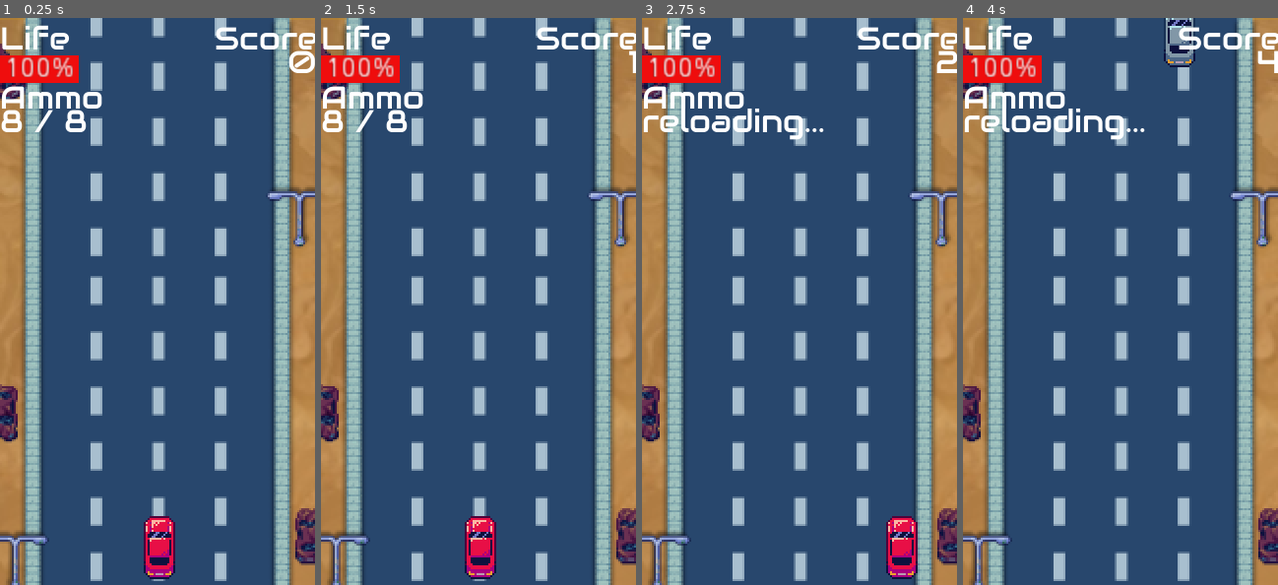
Above: before the commit, frames 1-4 (left to right).
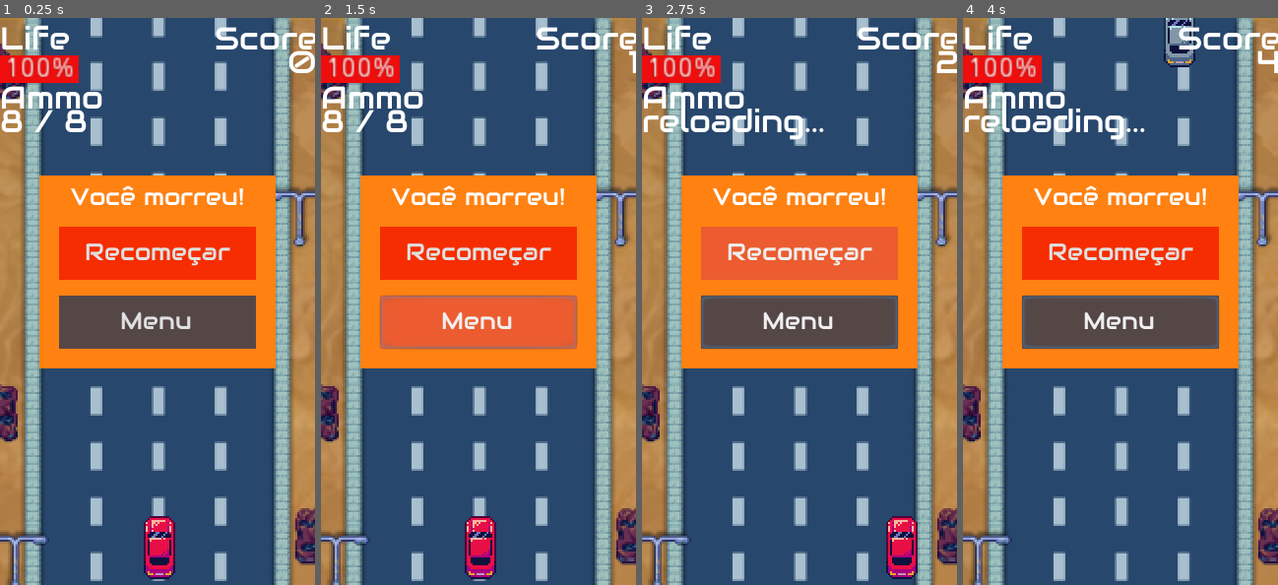
Above: after the commit, the same moments.

Repository: SetCode-Ready/road-smash
Game: Godot game, scene res://scenes/game.tscn
The game is run twice, just before and just after one commit, with the same random seed, the same clock (stepped at 60 frames per second) and the same inputs. Sound files missing from this copy of the repository are replaced by a short silence.
Inputs (mouse positions are in pixels of both pictures, inside the frame that each line leads up to):
- Up to frame 1 (0.25 s): no input
- Up to frame 2 (1.5 s): click (478, 250) at 0.5 s, where only the run after the commit has a clickable "Recomeçar"; click (478, 324) at 1.25 s, where only the run after the commit has a clickable "Menu"
- Up to frame 3 (2.75 s): move the mouse to (868, 273) at 2.02 s; hold Right (ui_right) from 2.03 s (still down); hold R from 2.03 s (still down)
- Up to frame 4 (4 s): move the mouse to (1057, 329) at 2.77 s; release Right (ui_right) at 2.78 s; release R at 2.78 s; hold Down (ui_down) 2.78-3.53 s; tap R at 2.85 s; move the mouse to (1152, 176) at 3.52 s; hold Right (ui_right) from 3.53 s (still down); hold R from 3.53 s (still down)

The runs differ from the first frame. In frame 1, 26% of the frame differs, in the area x 12-88%, y 27-62%; in frame 2, 26%; in frame 3, 26%; in frame 4, 26%.

Commit message:
feat: added panel to insert player name

Diff:
--- a/scenes/game.tscn
+++ b/scenes/game.tscn
@@ -12,6 +12,7 @@
 [ext_resource path="res://scripts/enemies.gd" type="Script" id=10]
 [ext_resource path="res://scripts/player_info.gd" type="Script" id=11]
 [ext_resource path="res://game_font.tres" type="DynamicFont" id=12]
+[ext_resource path="res://game_font_12.tres" type="DynamicFont" id=13]
 
 [sub_resource type="Shader" id=1]
 code = "// NOTE: Shader automatically converted from Godot Engine 3.4.4.stable's CanvasItemMaterial.
@@ -38,6 +39,21 @@
 
 [sub_resource type="StyleBoxFlat" id=4]
 bg_color = Color( 0.941176, 0.054902, 0.054902, 1 )
+
+[sub_resource type="StyleBoxFlat" id=5]
+bg_color = Color( 1, 0.509804, 0.0745098, 1 )
+
+[sub_resource type="StyleBoxFlat" id=6]
+bg_color = Color( 0.929412, 0.364706, 0.192157, 1 )
+
+[sub_resource type="StyleBoxFlat" id=7]
+bg_color = Color( 0.717647, 0.0823529, 0.0823529, 1 )
+
+[sub_resource type="StyleBoxFlat" id=8]
+bg_color = Color( 0.968627, 0.180392, 0, 1 )
+
+[sub_resource type="StyleBoxFlat" id=9]
+bg_color = Color( 0.341176, 0.282353, 0.282353, 1 )
 
 [node name="game" type="Node2D"]
 
@@ -156,6 +172,48 @@
 "
 align = 2
 
+[node name="GameOverPanel" type="Panel" parent="."]
+margin_left = 20.0
+margin_top = 80.0
+margin_right = 140.0
+margin_bottom = 178.0
+rect_min_size = Vector2( 120, 0 )
+custom_styles/panel = SubResource( 5 )
+
+[node name="Label" type="Label" parent="GameOverPanel"]
+margin_top = 3.0
+margin_right = 120.0
+margin_bottom = 20.0
+custom_fonts/font = ExtResource( 13 )
+text = "Você morreu!"
+align = 1
+
+[node name="RestartButton" type="Button" parent="GameOverPanel"]
+pause_mode = 2
+margin_left = 10.0
+margin_top = 26.0
+margin_right = 110.0
+margin_bottom = 53.0
+custom_fonts/font = ExtResource( 13 )
+custom_styles/hover = SubResource( 6 )
+custom_styles/pressed = SubResource( 7 )
+custom_styles/normal = SubResource( 8 )
+text = "Recomeçar"
+
+[node name="GoToMenuButton" type="Button" parent="GameOverPanel"]
+pause_mode = 2
+margin_left = 10.0
+margin_top = 61.0
+margin_right = 110.0
+margin_bottom = 88.0
+custom_fonts/font = ExtResource( 13 )
+custom_styles/hover = SubResource( 6 )
+custom_styles/pressed = SubResource( 7 )
+custom_styles/normal = SubResource( 9 )
+text = "Menu"
+
 [connection signal="area_entered" from="car/PLayerCollisionShape" to="car" method="_on_PLayerCollisionShape_area_entered"]
 [connection signal="timeout" from="enemies/spawn_timer" to="enemies" method="_on_spawn_timer_timeout"]
 [connection signal="finished" from="gun_reload_fx" to="car" method="_on_gun_reload_fx_finished"]
+[connection signal="pressed" from="GameOverPanel/RestartButton" to="car" method="_on_RestartButton_pressed"]
+[connection signal="pressed" from="GameOverPanel/GoToMenuButton" to="car" method="_on_GoToMenuButton_pressed"]
Not shown: 1 places in scenes/game.tscn that only renumber resources
